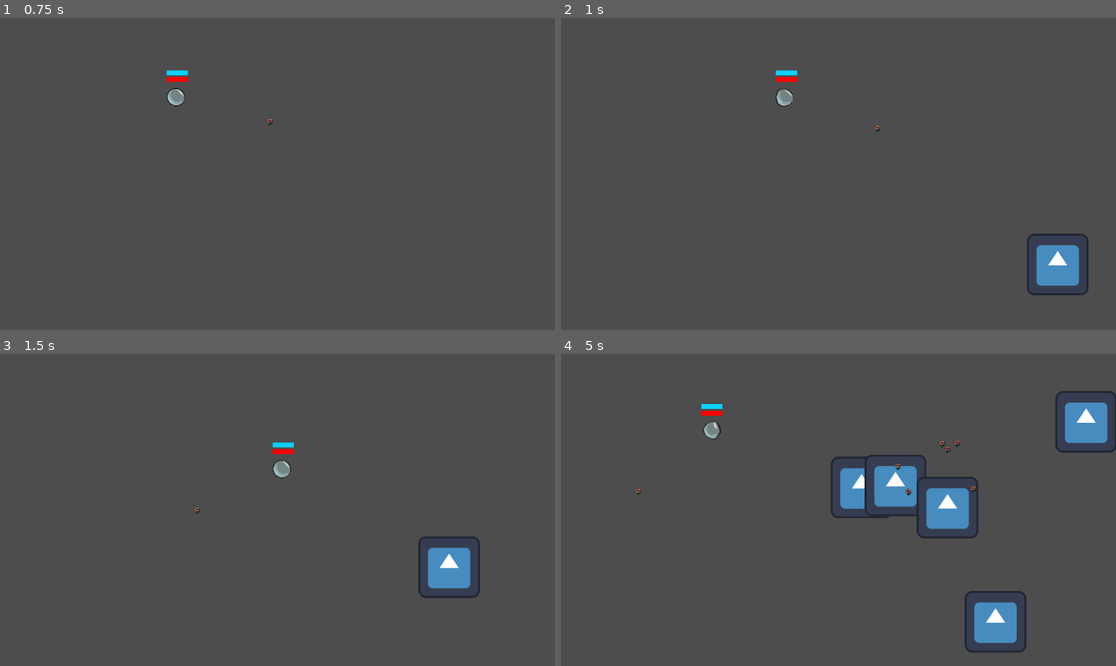
Above: before the commit, frames 1-4 (two rows, left to right).
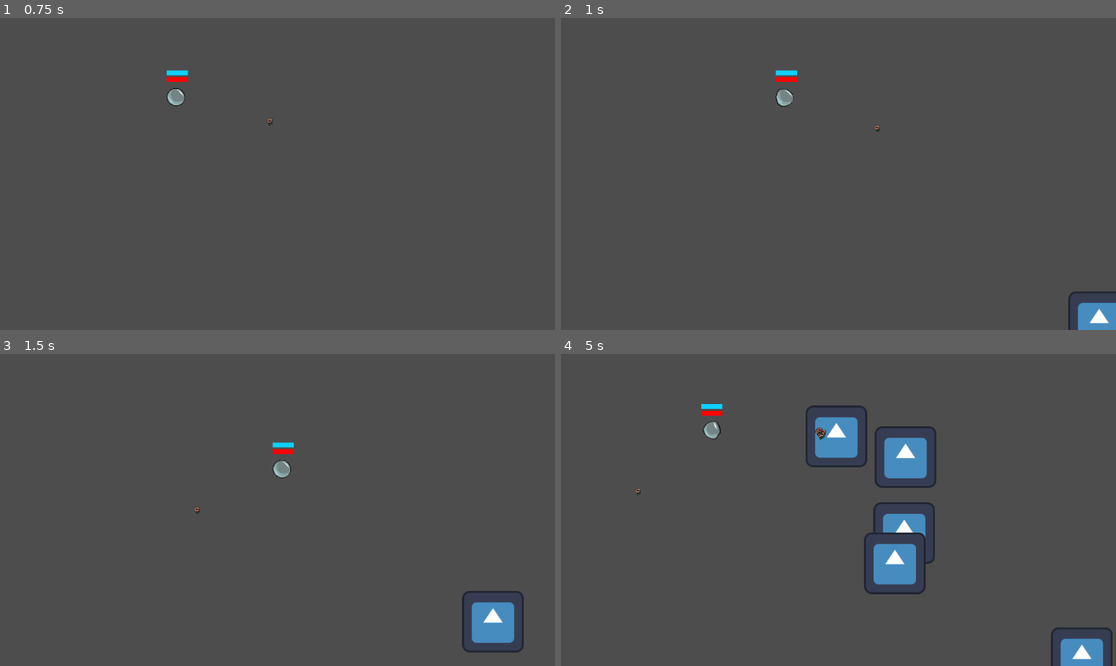
Above: after the commit, the same moments.

Repository: ConnorTamme/Bubble-Power
Game: Godot game, scene res://main.tscn
The game is run twice, just before and just after one commit, with the same random seed, the same clock (stepped at 60 frames per second) and the same inputs. The engine's default icon, where the game draws it, is replaced by a stand-in: a white triangle on a blue panel in a dark square.
Inputs (mouse positions are in pixels of both pictures, inside the frame that each line leads up to):
- Up to frame 1 (0.75 s): move the mouse to (399, 158) at 0.52 s; press the mouse at (399, 158) at 0.53 s; hold D (p1_right) from 0.53 s (still down)
- Up to frame 2 (1 s): keep holding D (p1_right)
- Up to frame 3 (1.5 s): move the mouse to (166, 525) at 1.27 s; release D (p1_right) at 1.28 s; release the mouse at (166, 525) at 1.28 s; hold S (p1_down) from 1.28 s (still down); tap Ctrl (p1_sneak) at 1.35 s
- Up to frame 4 (5 s): move the mouse to (894, 441) at 2.02 s; release S (p1_down) at 2.03 s; hold D (p1_right) 2.03-2.78 s; tap Shift (p1_sprint) at 2.1, 4.35 s; move the mouse to (810, 572) at 2.77 s; hold W (p1_up) 2.78-3.53 s; click (810, 572) at 2.85 s; move the mouse to (1005, 556) at 3.52 s; hold A (p1_left) from 3.53 s (still down); tap Ctrl (p1_sneak) at 3.6 s; move the mouse to (672, 463) at 4.27 s

Frame 1 is identical in both runs. In frame 2, 2.0% of the frame differs, in the area x 83-100%, y 69-100%; in frame 3, 2.6%; in frame 4, 10%, in the area x 44-100%, y 11-100%.

Commit message:
enemies now spawn

Diff:
--- a/main.gd
+++ b/main.gd
@@ -5,7 +5,7 @@
 
 # Called when the node enters the scene tree for the first time.
 func _ready() -> void:
-	$Timer.start()
+	$MobTimer.start()
 	pass # Replace with function body.
 
 
@@ -13,17 +13,28 @@
 func _process(delta: float) -> void:
 	pass
 
-func _on_timer_timeout() -> void:
-	var random = RandomNumberGenerator.new()
-	random.randomize()
 
-	DisplayServer.window_get_size()
-	var sz = get_viewport().get_visible_rect().size
+func _on_mob_timer_timeout() -> void:
+	# Create a new instance of the Mob scene.
+	var e = enemy.instantiate()
 
-	var x_pos = (randi() % int(sz.x))
-	var y_pos = (randi() % int(sz.y))
-	var e = enemy.instantiate()
-	e.position.x = x_pos
-	e.position.y = y_pos
+	# Choose a random location on Path2D.
+	var mob_spawn_location = $MobPath/MobSpawnLocation
+	mob_spawn_location.progress_ratio = randf()
+
+	# Set the mob's direction perpendicular to the path direction.
+	var direction = mob_spawn_location.rotation + PI / 2
+
+	# Set the mob's position to a random location.
+	e.position = mob_spawn_location.position
+
+	# Add some randomness to the direction.
+	#direction += randf_range(-PI / 4, PI / 4)
+	#e.rotation = direction
+
+ 		# Choose the velocity for the mob.
+	#var velocity = Vector2(randf_range(150.0, 250.0), 0.0)
+	#e.linear_velocity = velocity.rotated(direction)
+
+	# Spawn the mob by adding it to the Main scene.
 	add_child(e)
-	$Timer.start()
--- a/main.tscn
+++ b/main.tscn
@@ -2,8 +2,7 @@
 
 [ext_resource type="Script" path="res://main.gd" id="1_5jfyn"]
 [ext_resource type="PackedScene" uid="uid://txylmowsjix5" path="res://player.tscn" id="1_foxcj"]
-
-[sub_resource type="PackedScene" id="PackedScene_3bfos"]
+[ext_resource type="PackedScene" uid="uid://bvetq7ixe7r7f" path="res://enemy.tscn" id="2_xxjoi"]
 
 [sub_resource type="Curve2D" id="Curve2D_wpeb3"]
 _data = {
@@ -13,19 +12,19 @@
 
 [node name="main" type="Node2D"]
 script = ExtResource("1_5jfyn")
-mob_scene = SubResource("PackedScene_3bfos")
+mob_scene = ExtResource("2_xxjoi")
 
 [node name="Player" parent="." instance=ExtResource("1_foxcj")]
 position = Vector2(173, 334)
 
-[node name="Timer" type="Timer" parent="."]
-one_shot = true
-autostart = true
-
 [node name="MobPath" type="Path2D" parent="."]
+position = Vector2(-146.014, -151.273)
+scale = Vector2(1.25175, 1.45455)
 curve = SubResource("Curve2D_wpeb3")
 
 [node name="MobSpawnLocation" type="PathFollow2D" parent="MobPath"]
 position = Vector2(8, 16)
 
-[connection signal="timeout" from="Timer" to="." method="_on_timer_timeout"]
+[node name="MobTimer" type="Timer" parent="."]
+
+[connection signal="timeout" from="MobTimer" to="." method="_on_mob_timer_timeout"]
